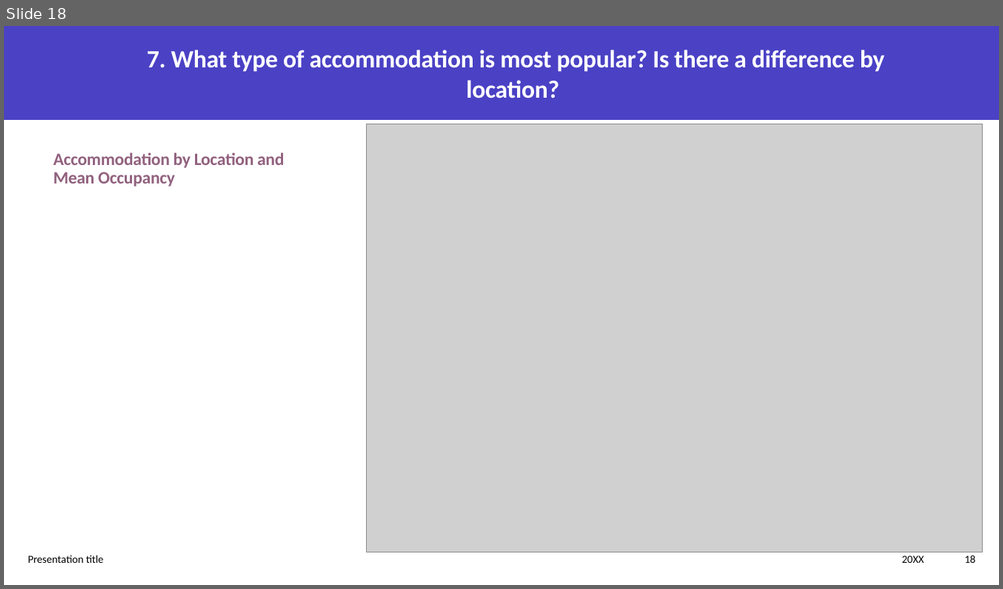
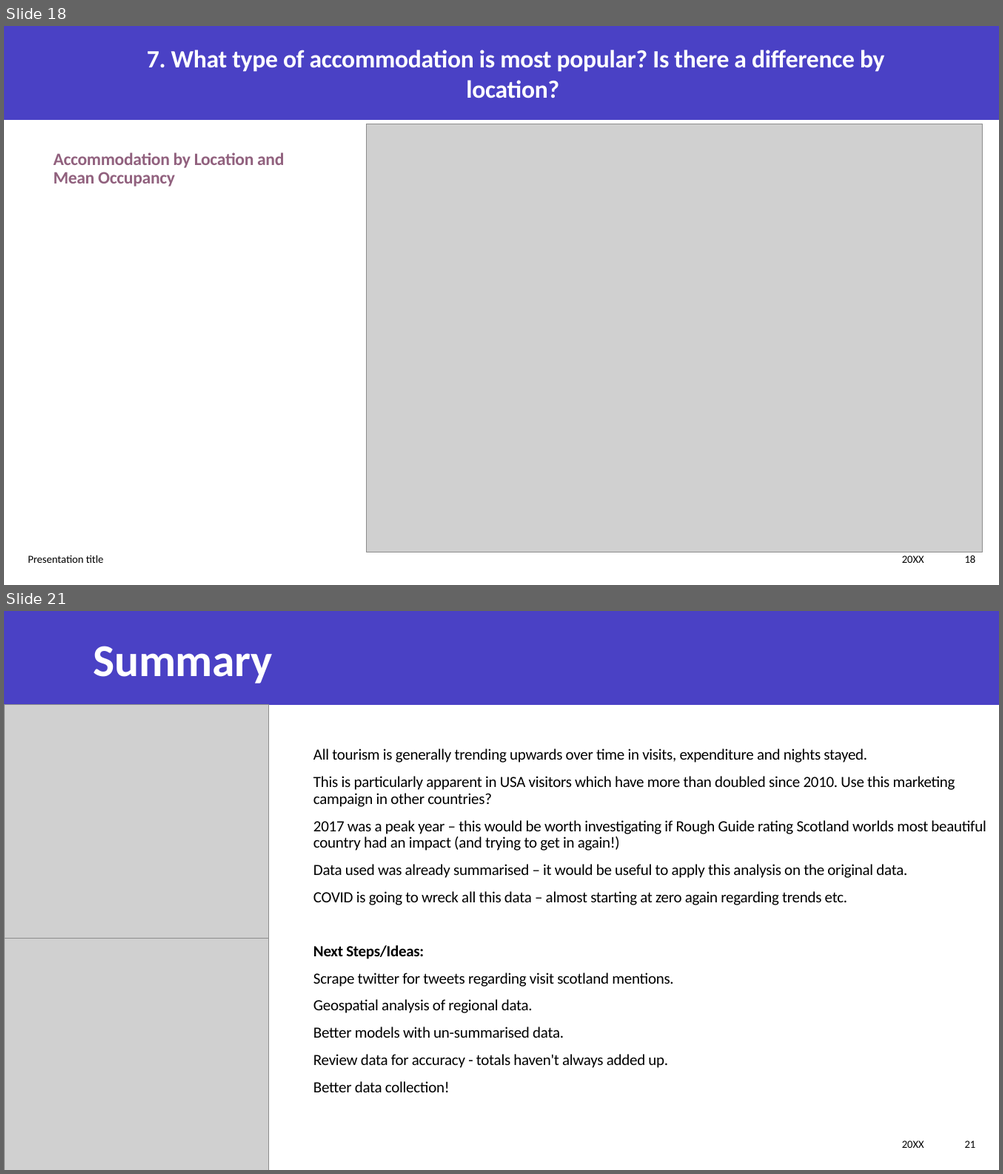
Before and after one commit to neilplenderleith/final_project_visit_scotland, a slide deck: Presentation/final_project_presentation.pptx. Shown one above the other, each under a label of ours: slide 18 before the commit, slides 18 and 21 after it; the slides between them are not shown. The pictures are 1003x589 and 1003x1174 pixels, drawn with LibreOffice and Linux fonts; fonts in the diff are those of the drawing; grey boxes stand for pictures. Boxes give left, top, right and bottom in pixels: in the first picture for what was removed or moved away, otherwise in the second. Text is boxed around its words. In the diff, an @@ line names an element or a change of style, - is before the commit and + after.

```diff
--- a/Presentation/final_project_presentation.pptx
+++ b/Presentation/final_project_presentation.pptx
@@ slide 21 added at box(4, 611, 999, 1170), background #FFFFFF; not listed: 1 template element that a slide beside it also shows @@
@@ title added at box(93, 646, 273, 684), 44 pt, text #FFFFFF, bold @@
+Summary
@@ picture added at box(4, 705, 269, 939) @@
@@ text added at box(313, 749, 985, 1093), 15 pt, text #000000 @@
+All tourism is generally trending upwards over time in visits, expenditure and nights stayed.
+This is particularly apparent in USA visitors which have more than doubled since 2010. Use this marketing campaign in other countries?
+2017 was a peak year – this would be worth investigating if Rough Guide rating Scotland worlds most beautiful country had an impact (and trying to get in again!)
+Data used was already summarised – it would be useful to apply this analysis on the original data.
+COVID is going to wreck all this data – almost starting at zero again regarding trends etc.
+Next Steps/Ideas:
+Scrape twitter for tweets regarding visit scotland mentions.
+Geospatial analysis of regional data.
+Better models with un-summarised data.
+Review data for accuracy - totals haven't always added up.
+Better data collection!
@@ picture added at box(4, 939, 269, 1170) @@
@@ text added at box(902, 1141, 924, 1148), 10.5 pt, text #000000 @@
+20XX
@@ page number added at box(965, 1141, 976, 1148), 10.5 pt, text #000000 @@
+21
```
Also in this commit, not shown: 4 slides changed, 10 slides removed, 2 other files.
